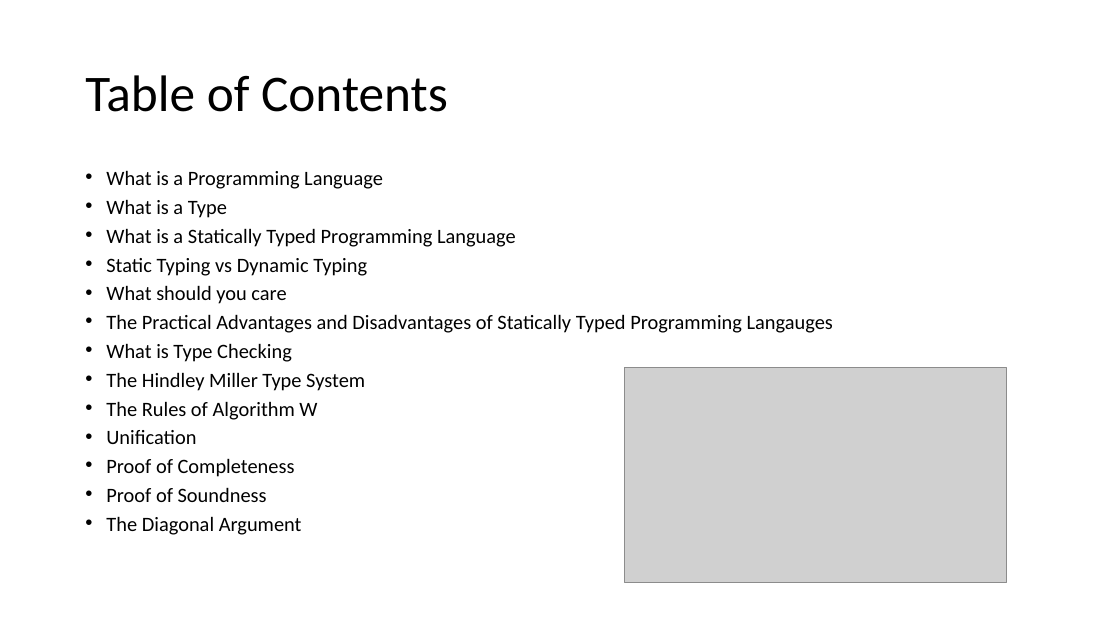
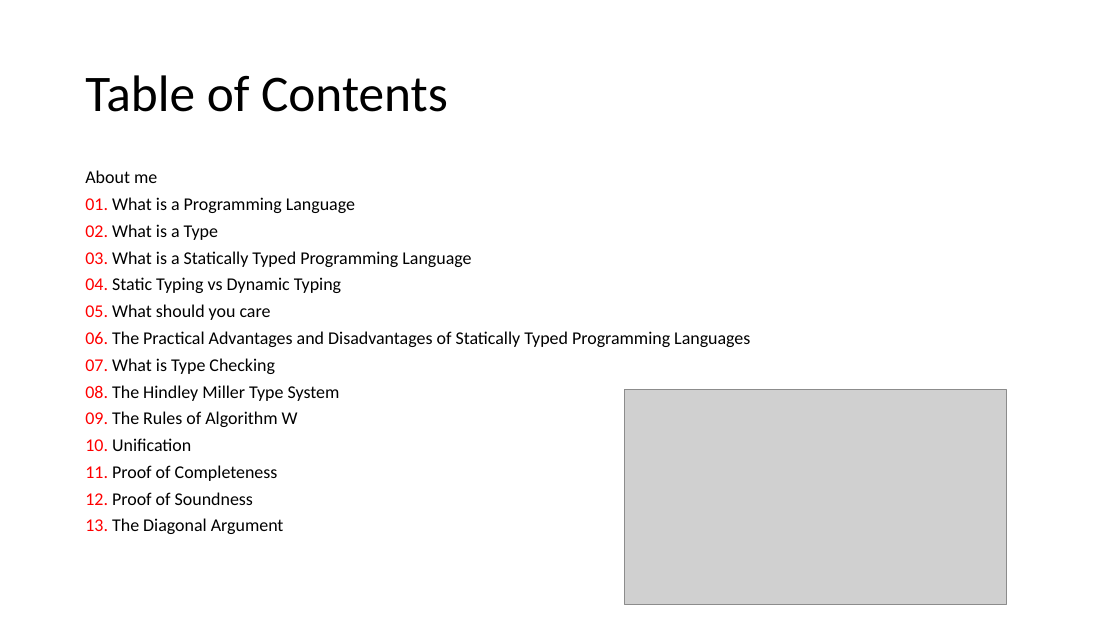
Before and after one commit to seanwestfall/algorithm_w_presentation, a slide deck: slide 3 of Presentation1.pptx. Drawn at 1120x630 pixels with LibreOffice and Linux fonts; fonts in the diff are those of the drawing; grey boxes stand for pictures. Boxes give left, top, right and bottom in pixels: in the first picture for what was removed or moved away, otherwise in the second. Text is boxed around its words. In the diff, an @@ line names an element or a change of style, - is before the commit and + after.

Commit message:
Update powerpoint

```diff
--- a/Presentation1.pptx
+++ b/Presentation1.pptx
@@ text at (x1=85, y1=170, x2=750, y2=534): text changed; size 17.5 to 15.4 pt @@
-• What is a Programming Language
-• What is a Type
-• What is a Statically Typed Programming Language
-• Static Typing vs Dynamic Typing
-• What should you care
-• The Practical Advantages and Disadvantages of Statically Typed Programming Langauges
-• What is Type Checking
-• The Hindley Miller Type System
-• The Rules of Algorithm W
-• Unification
-• Proof of Completeness
-• Proof of Soundness
-• The Diagonal Argument
+About me
+01. What is a Programming Language
+02. What is a Type
+03. What is a Statically Typed Programming Language
+04. Static Typing vs Dynamic Typing
+05. What should you care
+06. The Practical Advantages and Disadvantages of Statically Typed Programming Languages
+07. What is Type Checking
+08. The Hindley Miller Type System
+09. The Rules of Algorithm W
+10. Unification
+11. Proof of Completeness
+12. Proof of Soundness
+13. The Diagonal Argument
@@ picture moved from (x1=624, y1=368, x2=1006, y2=583) to (x1=624, y1=390, x2=1006, y2=605) @@
```
Also in this commit, not shown: 1 other slide changed, 1 slide added, 3 other files.
